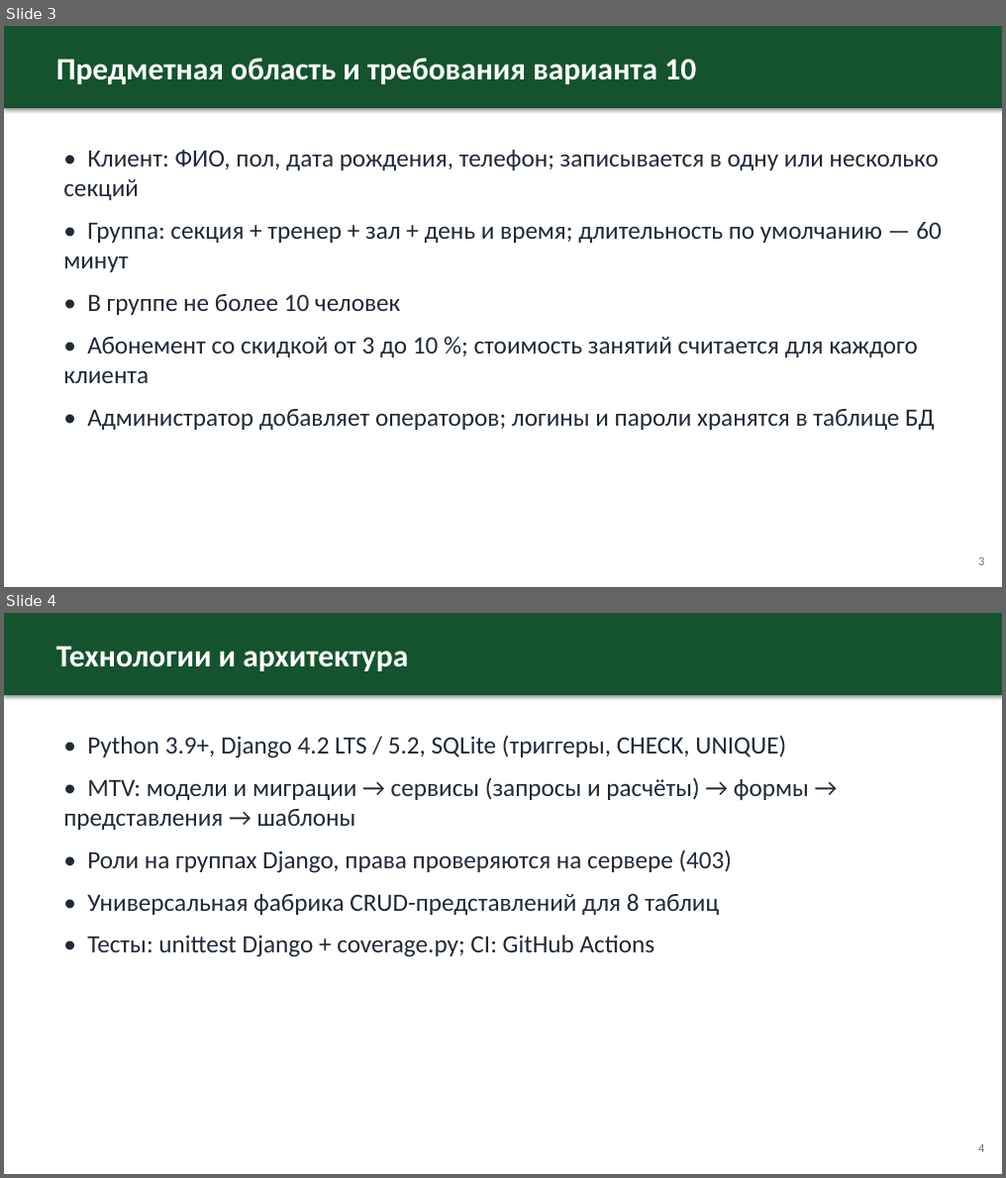
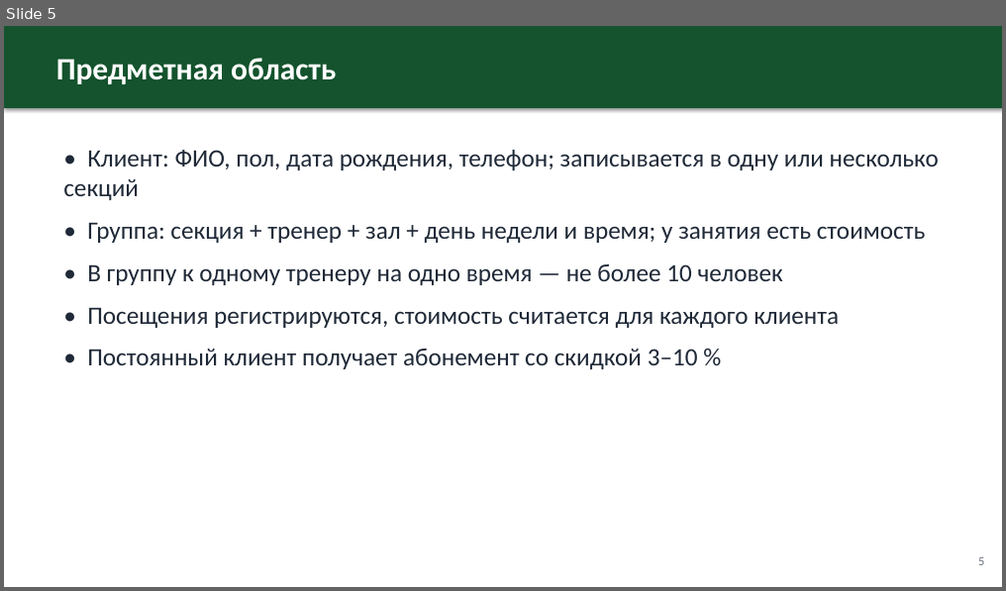
Before and after one commit to Uzalov-Gamid/sport-club, a slide deck: docs/Презентация_Спортивный_клуб.pptx. Shown one above the other, each under a label of ours: slides 3 and 4 before the commit, slide 5 after it. The pictures are 1006x1178 and 1006x591 pixels, drawn with LibreOffice and Linux fonts; fonts in the diff are those of the drawing. Boxes give left, top, right and bottom in pixels: in the first picture for what was removed or moved away, otherwise in the second. Text is boxed around its words. In the diff, an @@ line names an element or a change of style, - is before the commit and + after.

Commit message:
docs: полная презентация (24 слайда: проблема, стек, архитектура, БД, функционал, тесты, CI/CD)

```diff
--- a/docs/Презентация_Спортивный_клуб.pptx
+++ b/docs/Презентация_Спортивный_клуб.pptx
@@ slide 4 removed at [4,613,1002,1174], background #FFFFFF @@
@@ rectangle removed at [4,613,1002,695] @@
@@ text removed at [56,646,408,671] @@
-Технологии и архитектура
@@ text removed at [63,736,809,958] @@
-• Python 3.9+, Django 4.2 LTS / 5.2, SQLite (триггеры, CHECK, UNIQUE)
-• MTV: модели и миграции → сервисы (запросы и расчёты) → формы → представления → шаблоны
-• Роли на группах Django, права проверяются на сервере (403)
-• Универсальная фабрика CRUD-представлений для 8 таблиц
-• Тесты: unittest Django + coverage.py; CI: GitHub Actions
@@ text removed at [978,1145,984,1153] @@
-4
@@ what was slide 3 is now slide 5 @@
@@ slide 5 changed as well @@
@@ text at [56,58,336,84]: text changed @@
-Предметная область и требования варианта 10
+Предметная область
@@ text at [87,222,926,370]: text changed @@
-• Группа: секция + тренер + зал + день и время; длительность по умолчанию — 60 минут
-• В группе не более 10 человек
-• Абонемент со скидкой от 3 до 10 %; стоимость занятий считается для каждого клиента
-• Администратор добавляет операторов; логины и пароли хранятся в таблице БД
+• Группа: секция + тренер + зал + день недели и время; у занятия есть стоимость
+• В группу к одному тренеру на одно время — не более 10 человек
+• Посещения регистрируются, стоимость считается для каждого клиента
+• Постоянный клиент получает абонемент со скидкой 3–10 %
```
Also in this commit, not shown: 8 other slides changed, 17 slides added, 4 other slides removed.
